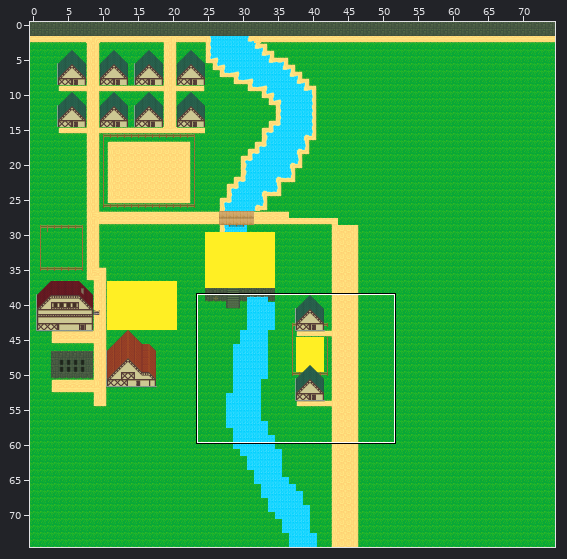
Tiled map: data/map/main_village.tmx. Above, an overview of the earlier version with the close-up marked.
Close-up. Before:
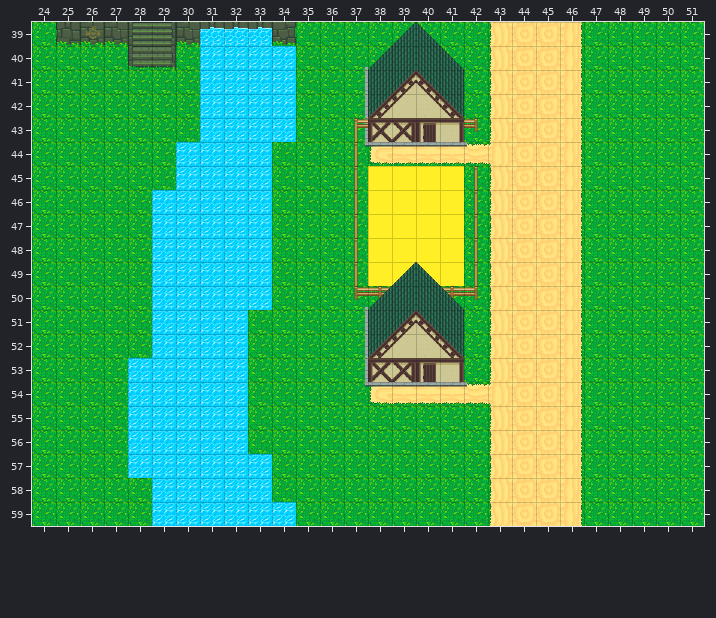
Cells are 32x32 px. Shown: x 24..51, y 39..59. The commit also changed other parts of the map, which this record leaves out.
New version:
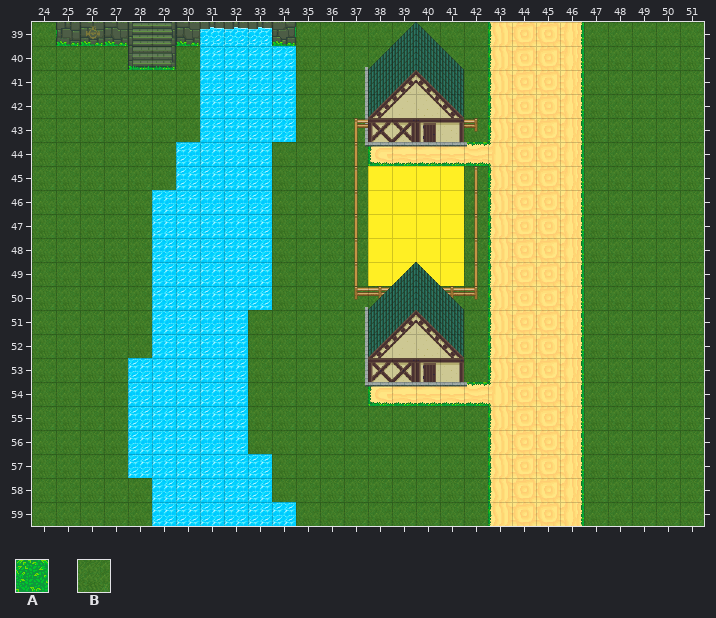
Key: from "32x32_map_tile v3.1 [MARGINLES": A 47; from "world": B 10.
_ is an empty cell.
From old to new:
Layer "Ground":
y 39: x 24 A -> B; x 35..42 AAAAAAAA -> BBBBBBBB; x 47..51 AAAAA -> BBBBB
y 40: x 24..27 AAAA -> BBBB; x 30 A -> B; x 35..38 AAAA -> BBBB; x 41..42 AA -> BB; x 47..51 AAAAA -> BBBBB
y 41..43: x 24..30 AAAAAAA -> BBBBBBB; x 35..37 AAA -> BBB; x 42 A -> B; x 47..51 AAAAA -> BBBBB
y 44: x 24..29 AAAAAA -> BBBBBB; x 34..37 AAAA -> BBBB; x 47..51 AAAAA -> BBBBB
y 45: x 24..29 AAAAAA -> BBBBBB; x 34..37 AAAA -> BBBB; x 42 A -> B; x 47..51 AAAAA -> BBBBB
y 46..49: x 24..28 AAAAA -> BBBBB; x 34..37 AAAA -> BBBB; x 42 A -> B; x 47..51 AAAAA -> BBBBB
y 50: x 24..28 AAAAA -> BBBBB; x 34..38 AAAAA -> BBBBB; x 41..42 AA -> BB; x 47..51 AAAAA -> BBBBB
y 51..52: x 24..28 AAAAA -> BBBBB; x 33..37 AAAAA -> BBBBB; x 42 A -> B; x 47..51 AAAAA -> BBBBB
y 53: x 24..27 AAAA -> BBBB; x 33..37 AAAAA -> BBBBB; x 42 A -> B; x 47..51 AAAAA -> BBBBB
y 54: x 24..27 AAAA -> BBBB; x 33..37 AAAAA -> BBBBB; x 47..51 AAAAA -> BBBBB
y 55..56: x 24..27 AAAA -> BBBB; x 33..42 AAAAAAAAAA -> BBBBBBBBBB; x 47..51 AAAAA -> BBBBB
y 57: x 24..27 AAAA -> BBBB; x 34..42 AAAAAAAAA -> BBBBBBBBB; x 47..51 AAAAA -> BBBBB
y 58: x 24..28 AAAAA -> BBBBB; x 34..42 AAAAAAAAA -> BBBBBBBBB; x 47..51 AAAAA -> BBBBB
y 59: x 24..28 AAAAA -> BBBBB; x 35..42 AAAAAAAA -> BBBBBBBB; x 47..51 AAAAA -> BBBBB
Boxes around the changes in both close-ups, in picture pixels (x1, y1, x2, y2):
changed: (32, 22, 200, 526)
changed: (248, 22, 488, 526)
changed: (584, 22, 704, 526)
